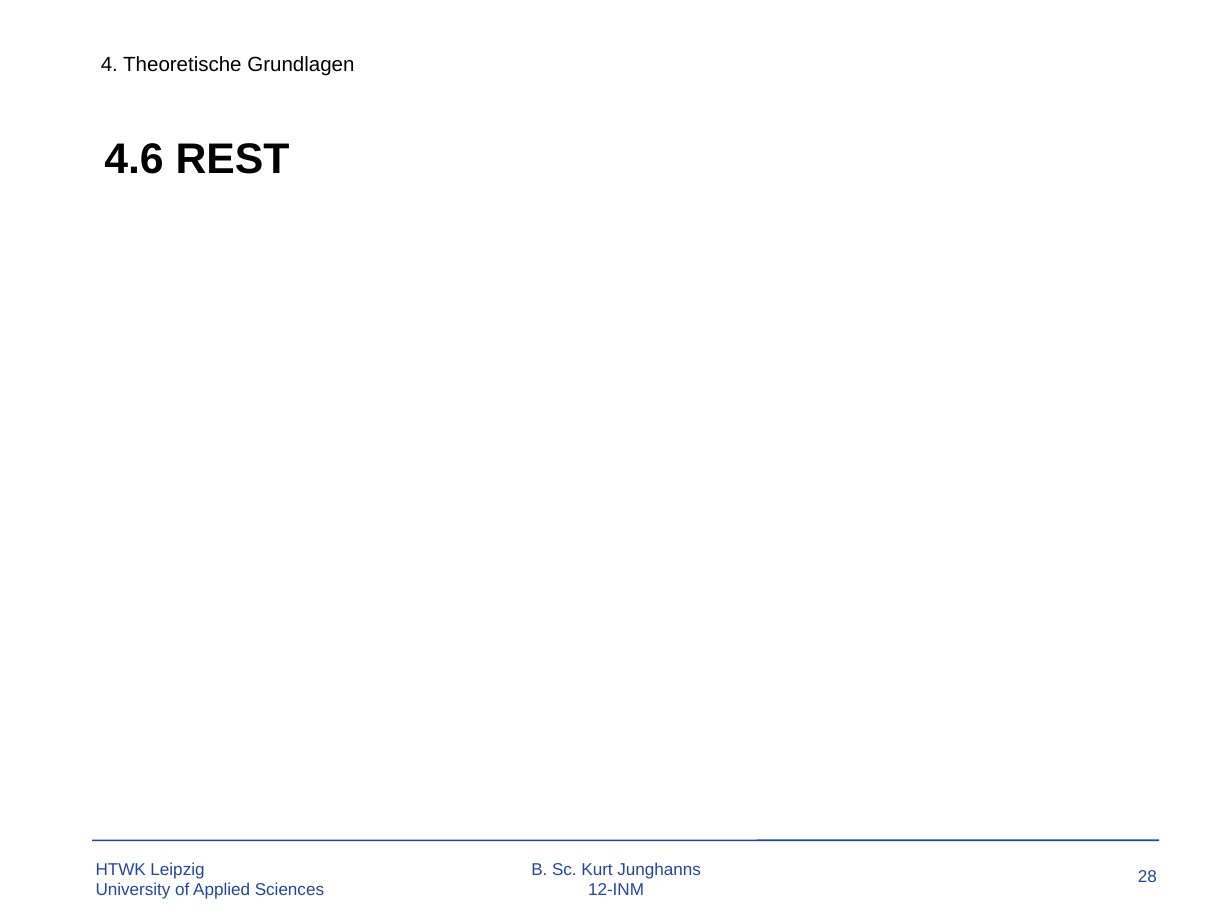
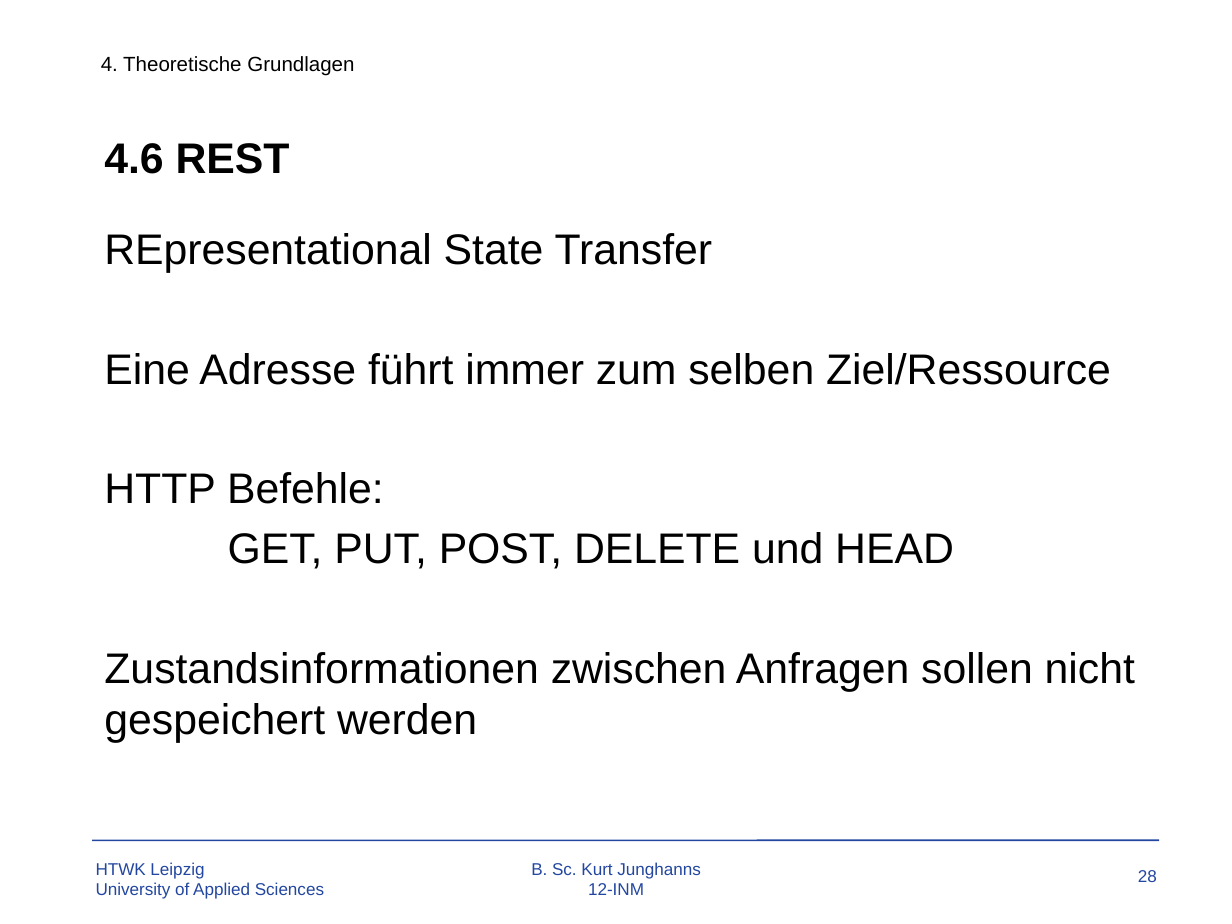
Before and after one commit to TBoonX/OS-Datenbanken, a slide deck: slide 28 of Praesentation.pptx. Drawn at 1232x924 pixels with LibreOffice and Linux fonts; fonts in the diff are those of the drawing; background and template pictures are left out. Boxes give left, top, right and bottom in pixels: in the first picture for what was removed or moved away, otherwise in the second. Text is boxed around its words. In the diff, an @@ line names an element or a change of style, - is before the commit and + after.

```diff
--- a/Praesentation.pptx
+++ b/Praesentation.pptx
@@ text added at [104, 233, 1135, 743], 25 pt, text #000000 @@
+REpresentational State Transfer
+Eine Adresse führt immer zum selben Ziel/Ressource
+HTTP Befehle:
+GET, PUT, POST, DELETE und HEAD
+Zustandsinformationen zwischen Anfragen sollen nicht gespeichert werden
```
Also in this commit, not shown: 5 other slides changed, 6 slides added.
